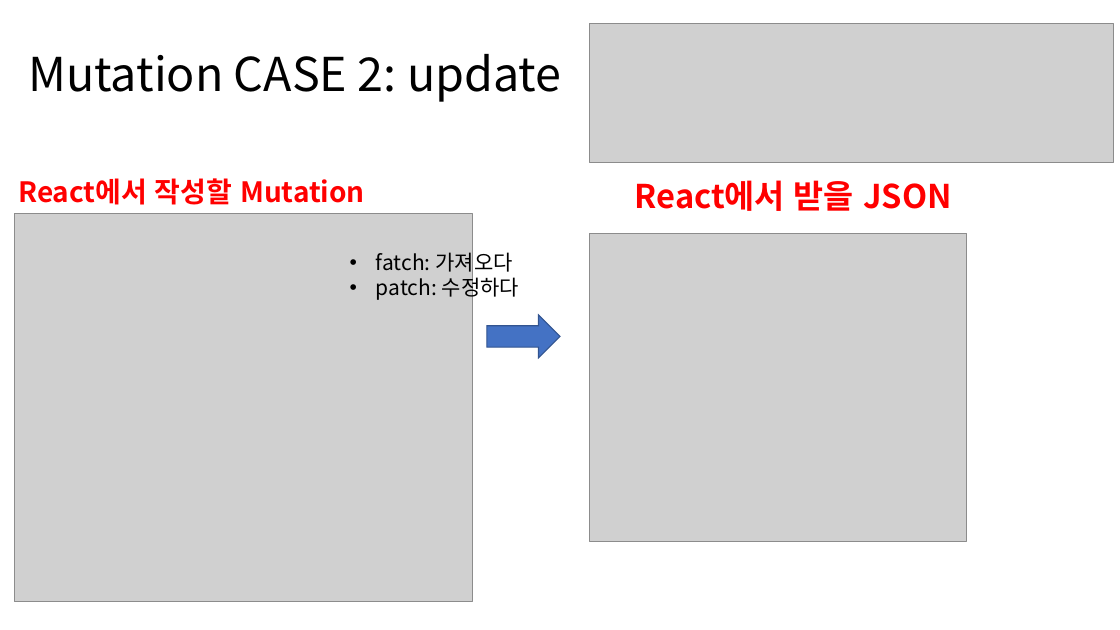
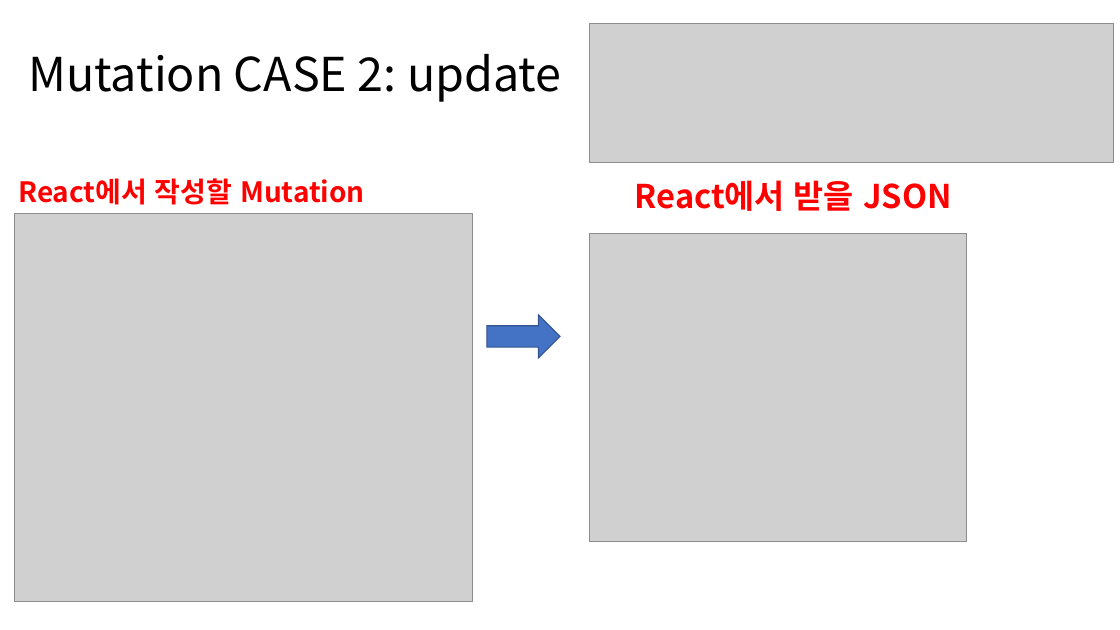
Before and after one commit to GNUCSAssistants/ver.2021_No_Base_ModernWeb, a slide deck: slide 2 of PPT/6. GraphQL 과 PostgreSQL 연동/2. Mutation.pptx. Drawn at 1120x630 pixels with LibreOffice and Linux fonts; fonts in the diff are those of the drawing; grey boxes stand for pictures. Boxes give left, top, right and bottom in pixels: in the first picture for what was removed or moved away, otherwise in the second. Text is boxed around its words. In the diff, an @@ line names an element or a change of style, - is before the commit and + after.

```diff
--- a/PPT/6. GraphQL 과 PostgreSQL 연동/2. Mutation.pptx
+++ b/PPT/6. GraphQL 과 PostgreSQL 연동/2. Mutation.pptx
@@ text removed at (x1=376, y1=249, x2=519, y2=300) @@
-• fatch: 가져오다
-• patch: 수정하다
```
Also in this commit, not shown: 1 other slide changed, 4 other files.
